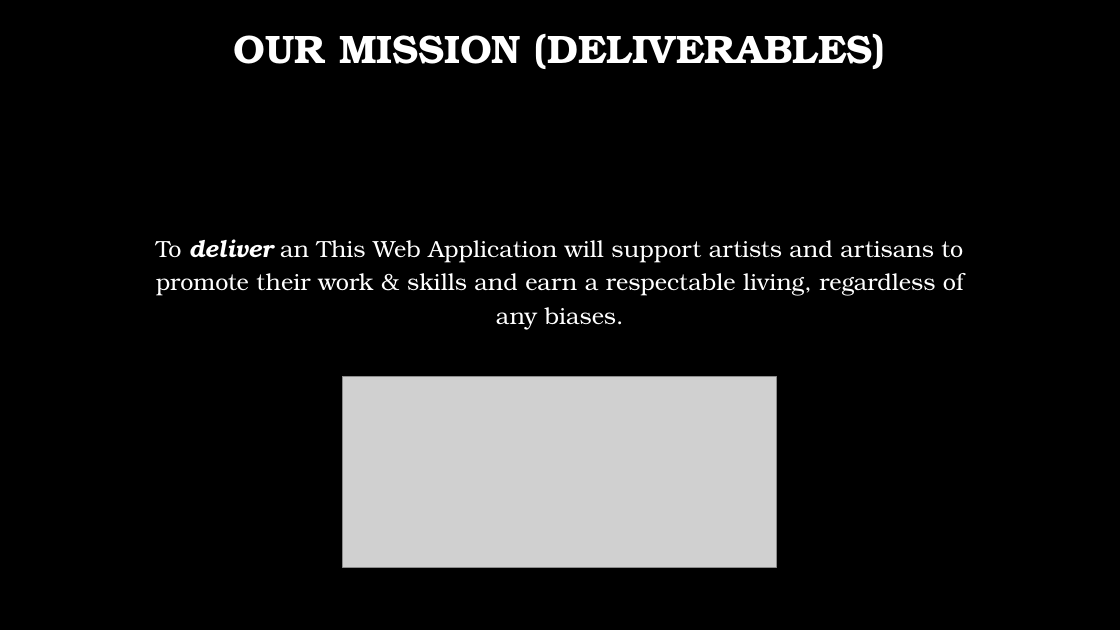
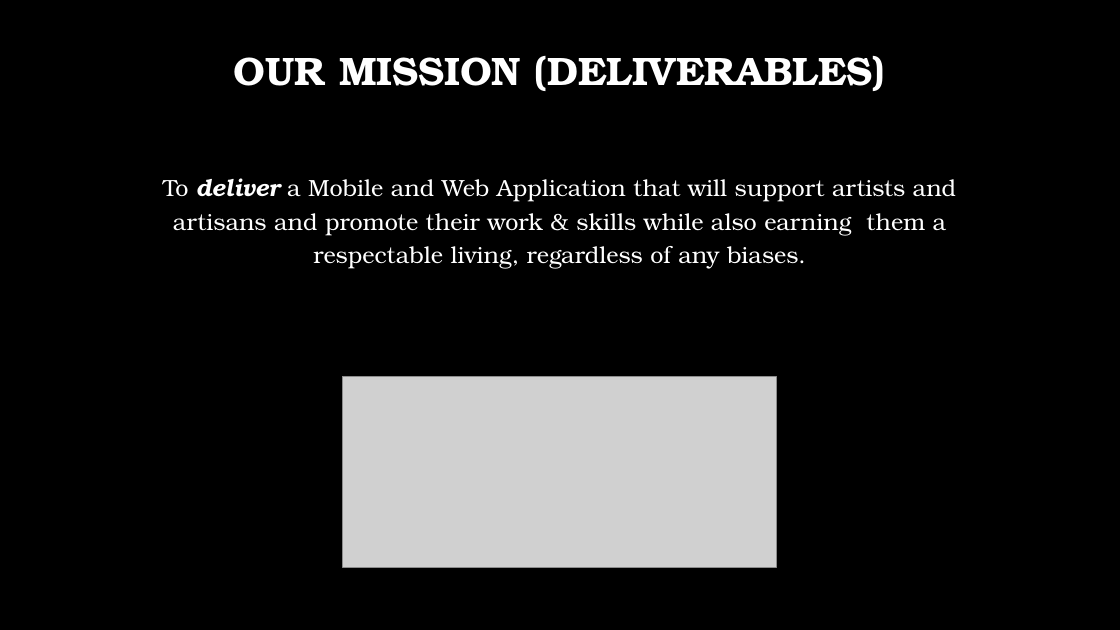
Before and after one commit to aimanahmedmoin1997/FinalYearProject, a slide deck: slide 4 of Kaavish Evaluation I/Evaluation I.pptx. Drawn at 1120x630 pixels with LibreOffice and Linux fonts; fonts in the diff are those of the drawing; grey boxes stand for pictures; background and template pictures are left out. Boxes give left, top, right and bottom in pixels: in the first picture for what was removed or moved away, otherwise in the second. Text is boxed around its words. In the diff, an @@ line names an element or a change of style, - is before the commit and + after.

```diff
--- a/Kaavish Evaluation I/Evaluation I.pptx
+++ b/Kaavish Evaluation I/Evaluation I.pptx
@@ text "OUR MISSION (DELIVERABLES)": place and size @@
-text "OUR MISSION (DELIVERABLES)" at <box>234,34,886,69</box>
+text "OUR MISSION (DELIVERABLES)" at <box>234,56,886,91</box>
@@ text at <box>163,178,956,269</box>: text changed @@
-To deliver an This Web Application will support artists and artisans to promote their work & skills and earn a respectable living, regardless of any biases.
+To deliver a Mobile and Web Application that will support artists and artisans and promote their work & skills while also earning them a respectable living, regardless of any biases.
```
Also in this commit, not shown: 7 other slides changed, 1 other file.
